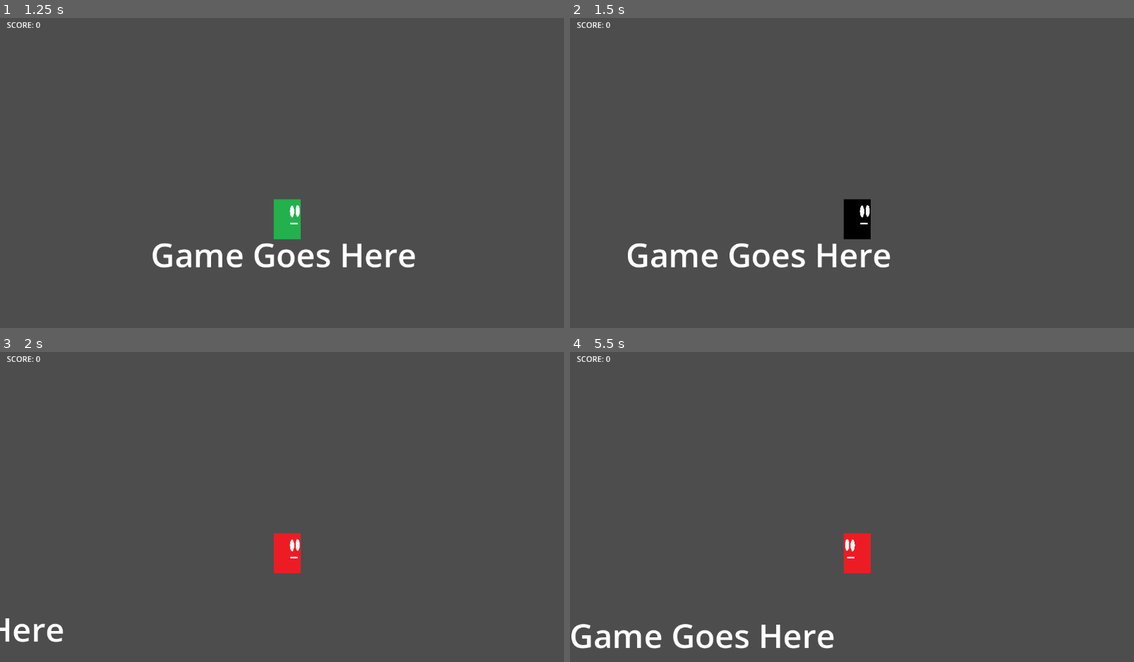
Above: before the commit, frames 1-4 (two rows, left to right).
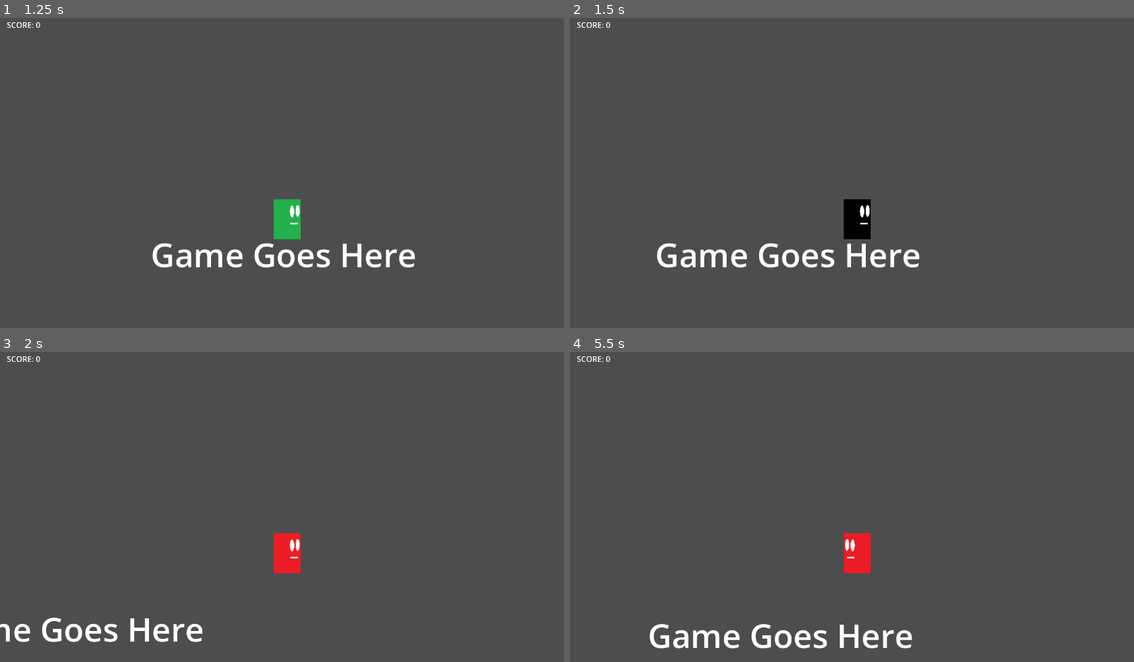
Above: after the commit, the same moments.

Repository: red-star-fighter/Test-Game-Project-2
Game: Godot game, scene res://Main Menu.tscn
Same seed, same stepped clock (60 frames per second), same inputs: the game is played once before the commit and once after it.
Inputs:
- Up to frame 1 (1.25 s): click "Play" at 0.5 s
- Up to frame 2 (1.5 s): tap Enter at 1.25 s; hold D (moveRight) from 1.28 s (still down); tap Shift (shift) at 1.35 s
- Up to frame 3 (2 s): keep holding D (moveRight); tap Space (jump) at 1.52 s
- Up to frame 4 (5.5 s): tap Shift (shift) every 0.75 s from 2.1 to 5.1 s; tap Space (jump) at 2.27, 3.77, 4.52, 5.27 s; release D (moveRight) at 2.78 s; hold A (moveLeft) 2.78-3.53 s; hold D (moveRight) 3.53-5.03 s; tap R (restart) at 4.25 s; hold A (moveLeft) from 5.03 s (still down)

Frame 1 is identical in both runs. In frame 2, 1.9% of the frame differs, in the area x 10-62%, y 72-81%; in frame 3, 1.0%; in frame 4, 2.1%, in the area x 0-61%, y 87-96%.

Commit message:
Air dash limit
can now only air dash once, changed dash speed

Diff:
--- a/Player/Player.gd
+++ b/Player/Player.gd
@@ -6,6 +6,7 @@
 # Gets the gravity from the project settings to be synced with RigidBody nodes.
 var gravity = ProjectSettings.get_setting("physics/2d/default_gravity")
 var doublej = false
+var canDash = true
 var pos = str(int(self.global_transform.origin.y))
 
 @onready var anim = get_node("AnimationPlayer")
@@ -24,7 +25,7 @@
 	# Resets double jump.
 	if is_on_floor():
 		doublej = false
-
+		canDash = true
 
 	# Handles jump input and player jump animation.
 	if Input.is_action_just_pressed("jump") and is_on_floor():
@@ -46,12 +47,13 @@
 		get_node("AnimatedSprite2D").flip_h = false
 
 	# Plays animations for player movement.
-	if Input.is_action_just_pressed("shift"):
-		velocity.x = direction * SPEED * 5
+	if Input.is_action_just_pressed("shift") and canDash == true:
+		velocity.x = direction * SPEED * 3.5
 		if velocity.y == 0:
 			anim.play("Run")
 		if velocity.y > 0:
 			anim.play("Fall")
+		canDash = false
 	elif direction and Input.is_action_pressed("moveLeft")or Input.is_action_pressed("moveRight"):
 		print(velocity.x)
 		if sign(velocity.x) == direction or velocity.x == 0:
